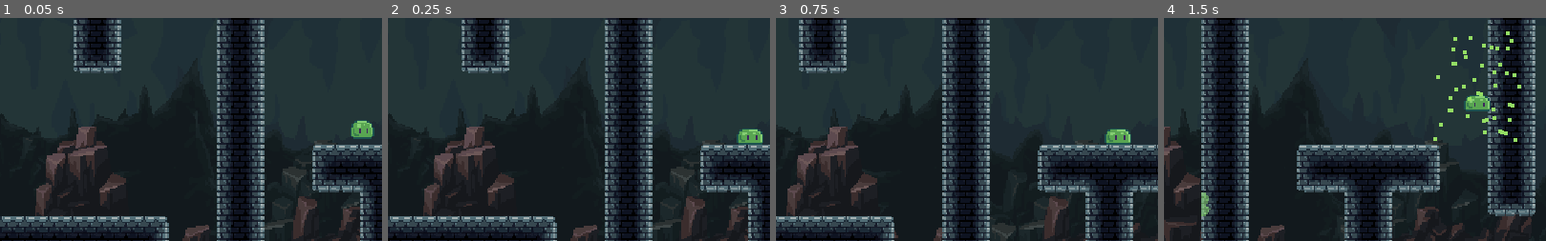
Above: before the commit, frames 1-4 (left to right).
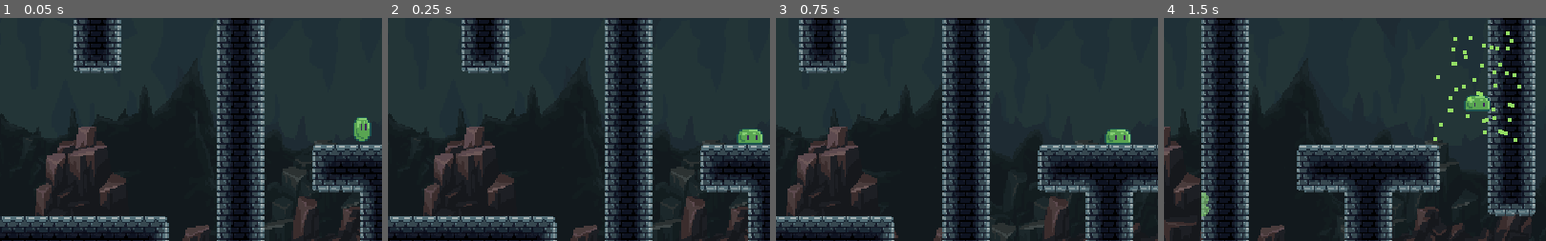
Above: after the commit, the same moments.

Repository: just-fun-f5/sticky_situation
Game: Godot game, scene res://src/Main/DEBBUG_SLIME.tscn
Two runs of this game, one before a commit and one after it. Both use one fixed random seed, a clock stepped at 60 frames per second and the inputs below. This scene is started directly instead of the project's main scene.
Inputs (mouse positions are % of the whole screen's width and height, from its top left):
- Up to frame 1 (0.05 s): no input
- Up to frame 2 (0.25 s): no input
- Up to frame 3 (0.75 s): tap Enter (ui_accept) at 0.5 s; move the mouse to (72, 45) at 0.52 s; press the mouse at (72, 45) at 0.53 s; hold D (move_right) from 0.53 s (still down)
- Up to frame 4 (1.5 s): keep holding D (move_right); tap W (jump) at 0.77 s; move the mouse to (30, 55) at 1.27 s; release the mouse at (30, 55) at 1.28 s; right-click (30, 55) at 1.35 s
The pictures show only the part of the screen within x 3-53%, y 25-75%; the shares and areas given below are measured in that part.

The runs differ from the first frame. In frame 1, 0.3% of the frame differs, in the area x 91-98%, y 44-56%; in frame 2, nothing differs; in frame 3, nothing differs; in frame 4, nothing differs.

Commit message:
something
cganhe

Diff:
--- a/Sticky_Situation_GODOT/src/Actors/Slime/Slime.tscn
+++ b/Sticky_Situation_GODOT/src/Actors/Slime/Slime.tscn
@@ -152,7 +152,7 @@
 
 [sub_resource type="AtlasTexture" id=35]
 atlas = ExtResource( 12 )
-region = Rect2( 96, 96, 32, 32 )
+region = Rect2( 96, 64, 32, 32 )
 
 [sub_resource type="SpriteFrames" id=36]
 animations = [ {
@@ -168,19 +168,14 @@
 }, {
 "frames": [ SubResource( 12 ), SubResource( 13 ), SubResource( 14 ), SubResource( 15 ), SubResource( 16 ), SubResource( 17 ) ],
 "loop": true,
+"name": "Eat",
+"speed": 5.0
+}, {
+"frames": [ SubResource( 18 ), SubResource( 19 ), SubResource( 20 ) ],
+"loop": true,
 "name": "Wall_Slide",
 "speed": 5.0
 }, {
-"frames": [ SubResource( 17 ), SubResource( 18 ), SubResource( 19 ), SubResource( 20 ), SubResource( 21 ), SubResource( 22 ) ],
-"loop": true,
-"name": "Eat",
-"speed": 5.0
-}, {
-"frames": [ SubResource( 18 ), SubResource( 19 ), SubResource( 20 ) ],
-"loop": true,
-"name": "Wall_Slide",
-"speed": 5.0
-}, {
 "frames": [ SubResource( 21 ), SubResource( 22 ), SubResource( 23 ) ],
 "loop": true,
 "name": "Jump",
@@ -195,6 +190,11 @@
 "loop": true,
 "name": "Explode",
 "speed": 5.0
+}, {
+"frames": [ SubResource( 35 ) ],
+"loop": true,
+"name": "Fall",
+"speed": 5.0
 } ]
 
 [sub_resource type="AtlasTexture" id=37]
@@ -327,7 +327,7 @@
 
 [sub_resource type="AtlasTexture" id=69]
 atlas = ExtResource( 11 )
-region = Rect2( 128, 32, 32, 32 )
+region = Rect2( 96, 64, 32, 32 )
 
 [sub_resource type="SpriteFrames" id=70]
 animations = [ {
@@ -343,19 +343,14 @@
 }, {
 "frames": [ SubResource( 48 ), SubResource( 49 ), SubResource( 50 ), SubResource( 51 ), SubResource( 52 ), SubResource( 53 ) ],
 "loop": true,
+"name": "Eat",
+"speed": 5.0
+}, {
+"frames": [ SubResource( 54 ), SubResource( 55 ) ],
+"loop": true,
 "name": "Wall_Slide",
 "speed": 5.0
 }, {
-"frames": [ SubResource( 51 ), SubResource( 52 ), SubResource( 53 ), SubResource( 54 ), SubResource( 55 ), SubResource( 56 ) ],
-"loop": true,
-"name": "Eat",
-"speed": 5.0
-}, {
-"frames": [ SubResource( 54 ), SubResource( 55 ) ],
-"loop": true,
-"name": "Wall_Slide",
-"speed": 5.0
-}, {
 "frames": [ SubResource( 56 ), SubResource( 57 ), SubResource( 58 ) ],
 "loop": true,
 "name": "Jump",
@@ -369,6 +364,11 @@
 "frames": [ SubResource( 63 ), SubResource( 64 ), SubResource( 65 ), SubResource( 66 ), SubResource( 67 ), SubResource( 68 ) ],
 "loop": true,
 "name": "Explode",
+"speed": 5.0
+}, {
+"frames": [ SubResource( 69 ) ],
+"loop": true,
+"name": "Fall",
 "speed": 5.0
 } ]
 
